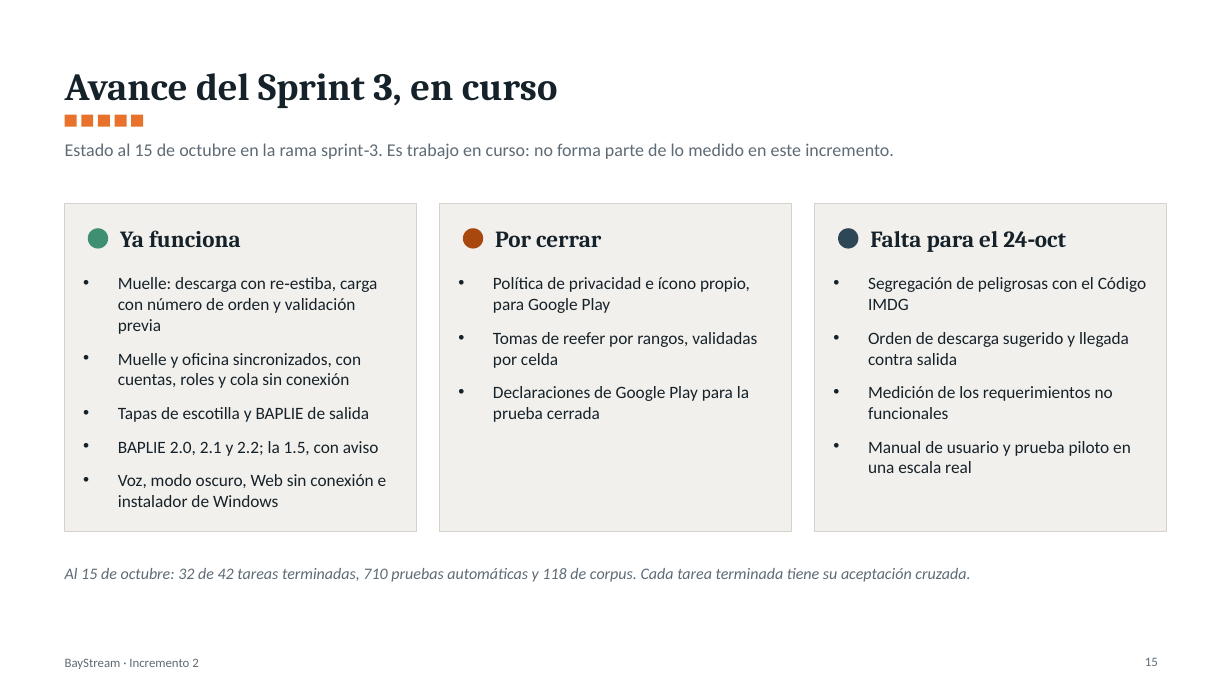
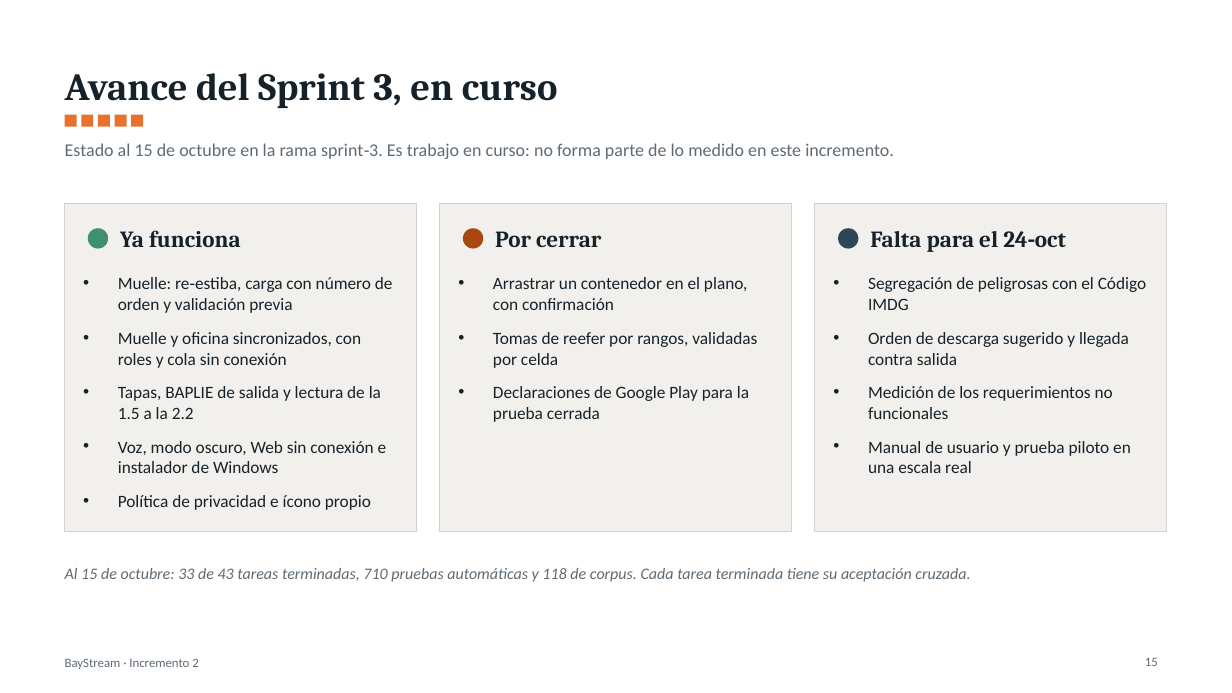
Before and after one commit to YovaWarrior/Proyecto-BayStream, a slide deck: slide 15 of docs/BayStream_Incremento2_Presentacion.pptx. Drawn at 1232x693 pixels with LibreOffice and Linux fonts; fonts in the diff are those of the drawing. Boxes give left, top, right and bottom in pixels: in the first picture for what was removed or moved away, otherwise in the second. Text is boxed around its words. In the diff, an @@ line names an element or a change of style, - is before the commit and + after.

```diff
--- a/docs/BayStream_Incremento2_Presentacion.pptx
+++ b/docs/BayStream_Incremento2_Presentacion.pptx
@@ text at [118, 277, 393, 419]: text changed @@
-• Muelle: descarga con re‑estiba, carga con número de orden y validación previa
-• Muelle y oficina sincronizados, con cuentas, roles y cola sin conexión
-• Tapas de escotilla y BAPLIE de salida
-• BAPLIE 2.0, 2.1 y 2.2; la 1.5, con aviso
+• Muelle: re‑estiba, carga con número de orden y validación previa
+• Muelle y oficina sincronizados, con roles y cola sin conexión
+• Tapas, BAPLIE de salida y lectura de la 1.5 a la 2.2
@@ text at [493, 277, 747, 310]: text changed @@
-• Política de privacidad e ícono propio, para Google Play
+• Arrastrar un contenedor en el plano, con confirmación
@@ text at [118, 495, 371, 510]: paragraph added @@
+• Política de privacidad e ícono propio
@@ text at [65, 568, 970, 582]: text changed @@
-Al 15 de octubre: 32 de 42 tareas terminadas, 710 pruebas automáticas y 118 de corpus. Cada tarea terminada tiene su aceptación cruzada.
+Al 15 de octubre: 33 de 43 tareas terminadas, 710 pruebas automáticas y 118 de corpus. Cada tarea terminada tiene su aceptación cruzada.
```
Also in this commit, not shown: 2 other files.
